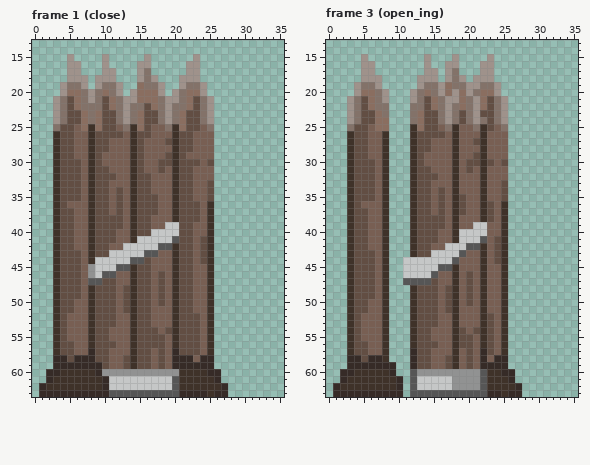
Two versions of one pixel-art file, PHPH/Assets/Imgae/map/barricade_wood.aseprite. The picture above was drawn from the file before the commit.
43x64 pixels, 10 frames. Colours within 5 levels of each other are drawn and written as one. Shown: frame 1 (close): x 0..35, y 13..63; frame 3 (open_ing): x 0..35, y 13..63. The commit also changed other frames, which this record leaves out.
New version:
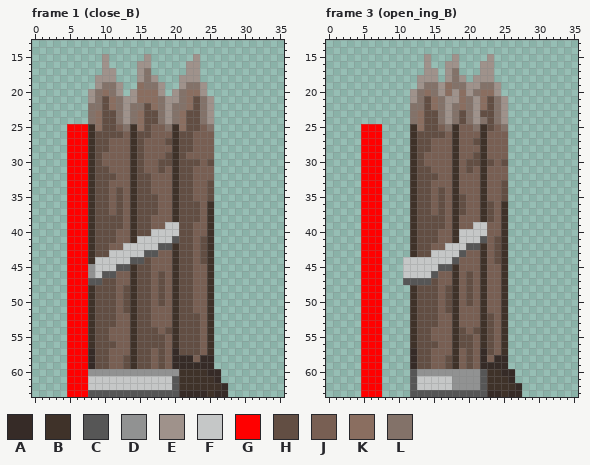
Palette (. is transparent): A #362b27  B #3f3229  C #565656  D #919292  E #9f928b  F #c5c7c7  G #ff0000  H #624e43  J #785f53  K #8a6e60  L #837269
Difference:
Frame 1 (close_B), layers "Layer 2", "Flattened":
y 15: x 5 E -> .
y 16..17: x 5..6 EE -> ..
y 18: x 5..7 EEE -> ...
y 19: x 4..7 ELLE -> ....
y 20: x 4..7 EKKL -> ....
y 21..22: x 3..7 ELHKL -> .....
y 23..24: x 3..7 ELHHK -> .....
y 25: x 3..7 LHHJK -> ..GGG
y 26..29: x 3..7 BHHJJ -> ..GGG
y 30..35: x 3..7 BHHHJ -> ..GGG
y 36: x 3..7 BHJJJ -> ..GGG
y 37..42: x 3..7 BHHJJ -> ..GGG
y 43..49: x 3..7 BHHHJ -> ..GGG
y 50..51: x 3..7 BHHJJ -> ..GGG
y 52..55: x 3..7 BHJJJ -> ..GGG
y 56..57: x 3..7 BHHJJ -> ..GGG
y 58: x 3..7 AAHAA -> ..GGG
y 59: x 3..7 AAAAA -> ..GGG; x 9 A -> H
y 60: x 2..9 AABBBBBA -> ...GGGDD
y 61: x 2..10 ABBBBBBBA -> ...GGGFFF
y 62: x 1..10 ABBBBBBBBA -> ....GGGFFF
y 63: x 1..10 AAAAAAAAAA -> ....GGGCCC
Frame 3 (open_ing_B), layer "Flattened":
y 15: x 5 E -> .
y 16..17: x 5..6 EE -> ..
y 18: x 5..7 EEE -> ...
y 19: x 4..7 ELLE -> ....
y 20: x 4..8 EKKLE -> .....
y 21: x 3..8 ELHKLE -> ......
y 22: x 3..8 ELHKLL -> ......
y 23: x 3..8 ELHHKL -> ......
y 24: x 3..8 ELHHKK -> ......
y 25: x 3..8 LHHJKK -> ..GGG.
y 26..29: x 3..8 BHHJJB -> ..GGG.
y 30..35: x 3..8 BHHHJB -> ..GGG.
y 36: x 3..8 BHJJJB -> ..GGG.
y 37..42: x 3..8 BHHJJB -> ..GGG.
y 43..49: x 3..8 BHHHJB -> ..GGG.
y 50..51: x 3..8 BHHJJB -> ..GGG.
y 52..55: x 3..8 BHJJJB -> ..GGG.
y 56..57: x 3..8 BHHJJB -> ..GGG.
y 58: x 3..8 AAHAAB -> ..GGG.
y 59: x 3..9 AAAAAAA -> ..GGG..
y 60: x 2..9 AABBBBBA -> ...GGG..
y 61: x 2..10 ABBBBBBBA -> ...GGG...
y 62: x 1..10 ABBBBBBBBA -> ....GGG...
y 63: x 1..10 AAAAAAAAAA -> ....GGG...
